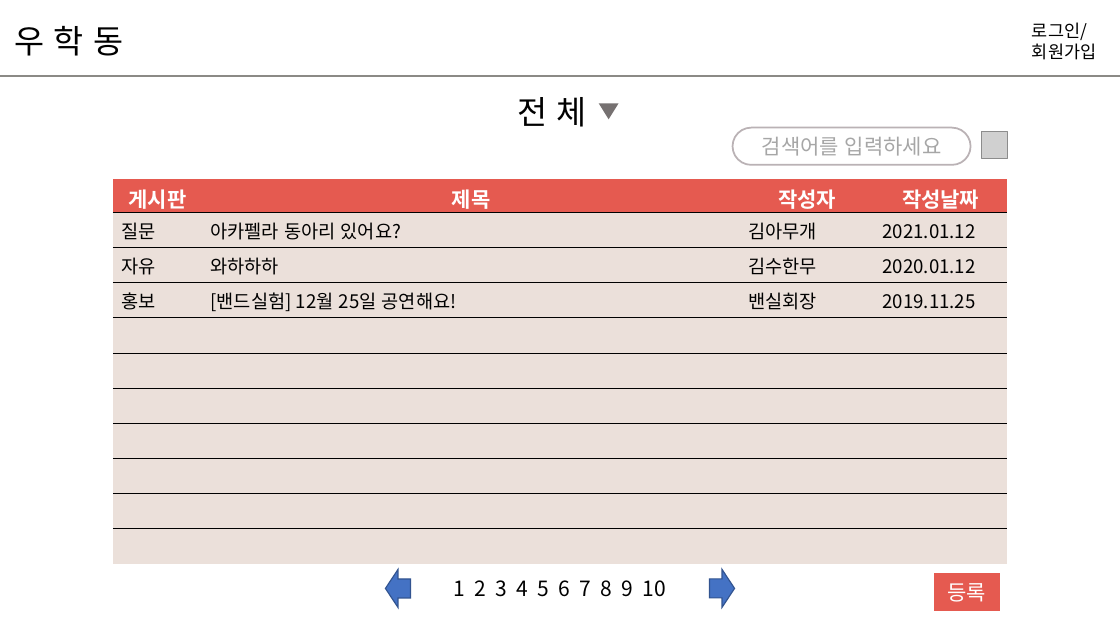
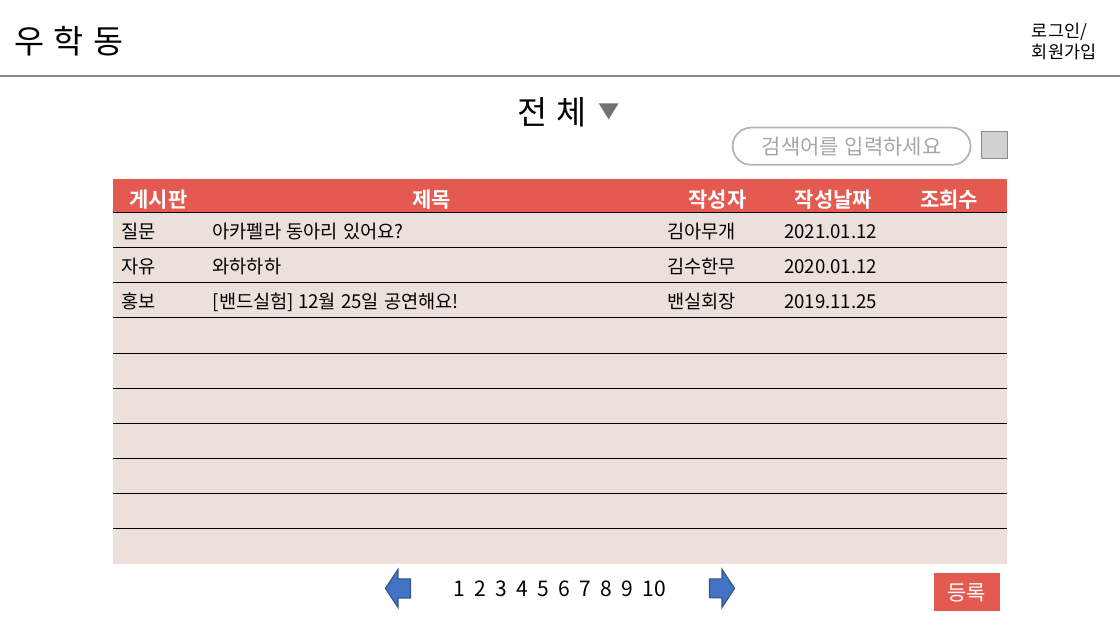
Before and after one commit to hyunniesss/ToyProject, a slide deck: slide 9 of document/와이어프레임/우학동_와이어프레임.pptx. Drawn at 1120x630 pixels with LibreOffice and Linux fonts; fonts in the diff are those of the drawing; grey boxes stand for pictures. Boxes give left, top, right and bottom in pixels: in the first picture for what was removed or moved away, otherwise in the second. Text is boxed around its words. In the diff, an @@ line names an element or a change of style, - is before the commit and + after.

```diff
--- a/document/와이어프레임/우학동_와이어프레임.pptx
+++ b/document/와이어프레임/우학동_와이어프레임.pptx
@@ table at [113,179,1007,565] @@
+column 5: 조회수 |  |  |  |  |  |  |  |  |  | 
```
Also in this commit, not shown: 5 other slides changed.
